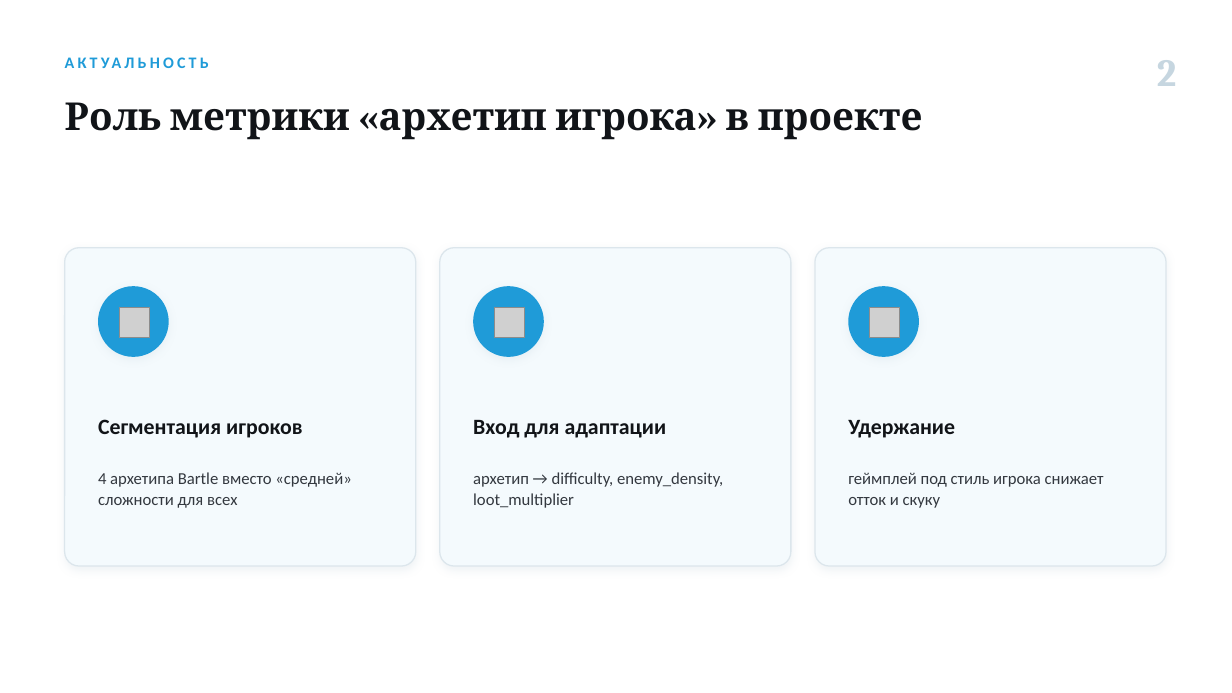
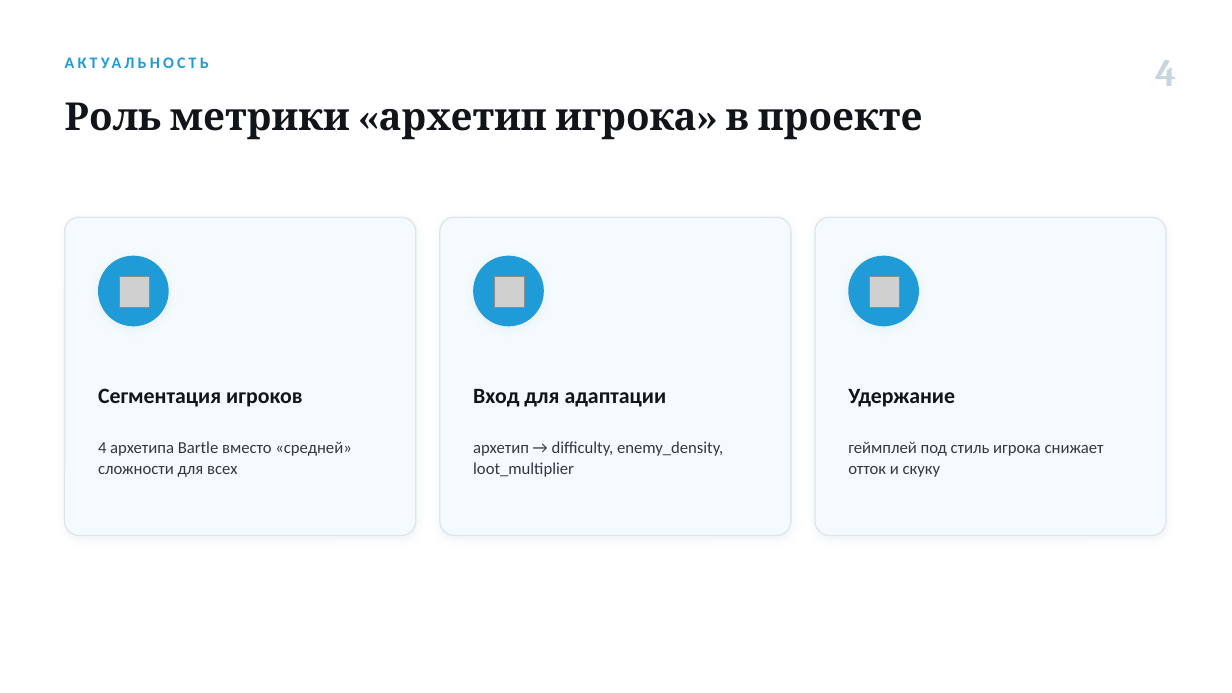
Before and after one commit to Antizi/diplom-Game_Plugs_Ai, a slide deck: slide 4 of presentations/Изотов_ВКР_нейросетевая-модель.pptx (slide 2 before the commit). Drawn at 1232x693 pixels with LibreOffice and Linux fonts; fonts in the diff are those of the drawing; grey boxes stand for pictures. Boxes give left, top, right and bottom in pixels: in the first picture for what was removed or moved away, otherwise in the second. Text is boxed around its words. In the diff, an @@ line names an element or a change of style, - is before the commit and + after.

```diff
--- a/presentations/Изотов_ВКР_нейросетевая-модель.pptx
+++ b/presentations/Изотов_ВКР_нейросетевая-модель.pptx
@@ text at bbox=[1155, 60, 1176, 86]: text changed @@
-2
+4
@@ 6 texts, 3 pictures, 3 rounded rectangles, 3 ellipses: place and size @@
-6 texts, 3 pictures, 3 rounded rectangles, 3 ellipses at bbox=[65, 248, 1166, 566]
+6 texts, 3 pictures, 3 rounded rectangles, 3 ellipses at bbox=[65, 217, 1166, 535]
```
Also in this commit, not shown: 8 other slides changed, 3 slides added, 2 slides removed, 6 other files.
